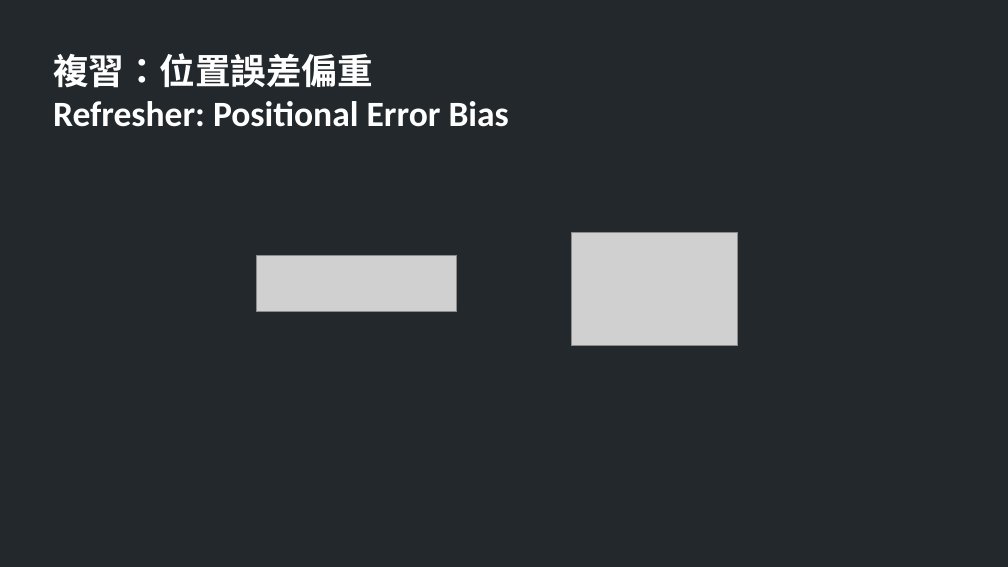
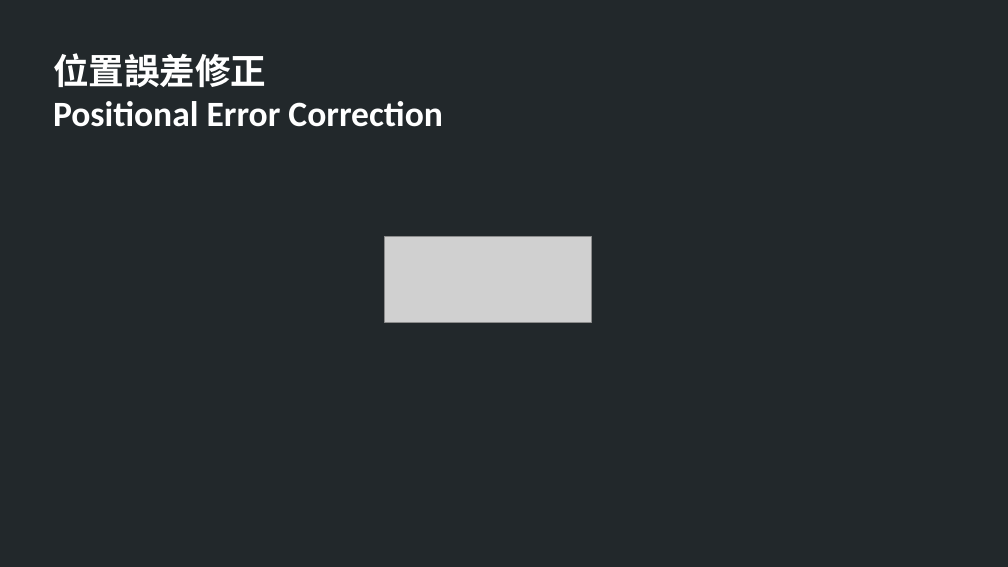
Before and after one commit to TheAllenChou/unity-physics-constraints, a slide deck: slide 3 of slides/03-soft-constraints-mandarin.odp. Drawn at 1008x567 pixels with LibreOffice and Linux fonts; fonts in the diff are those of the drawing; grey boxes stand for pictures. Boxes give left, top, right and bottom in pixels: in the first picture for what was removed or moved away, otherwise in the second. Text is boxed around its words. In the diff, an @@ line names an element or a change of style, - is before the commit and + after.

Commit message:
Slides.

```diff
--- a/slides/03-soft-constraints-mandarin.odp
+++ b/slides/03-soft-constraints-mandarin.odp
@@ text at [53,53,442,127]: text changed @@
-複習：位置誤差偏重
-Refresher: Positional Error Bias
+位置誤差修正
+Positional Error Correction
@@ picture: place and size @@
-picture at [256,255,456,311]
+picture at [384,237,592,322]
@@ picture removed at [572,232,738,346] @@
```
Also in this commit, not shown: 6 slides added, 2 other files.
